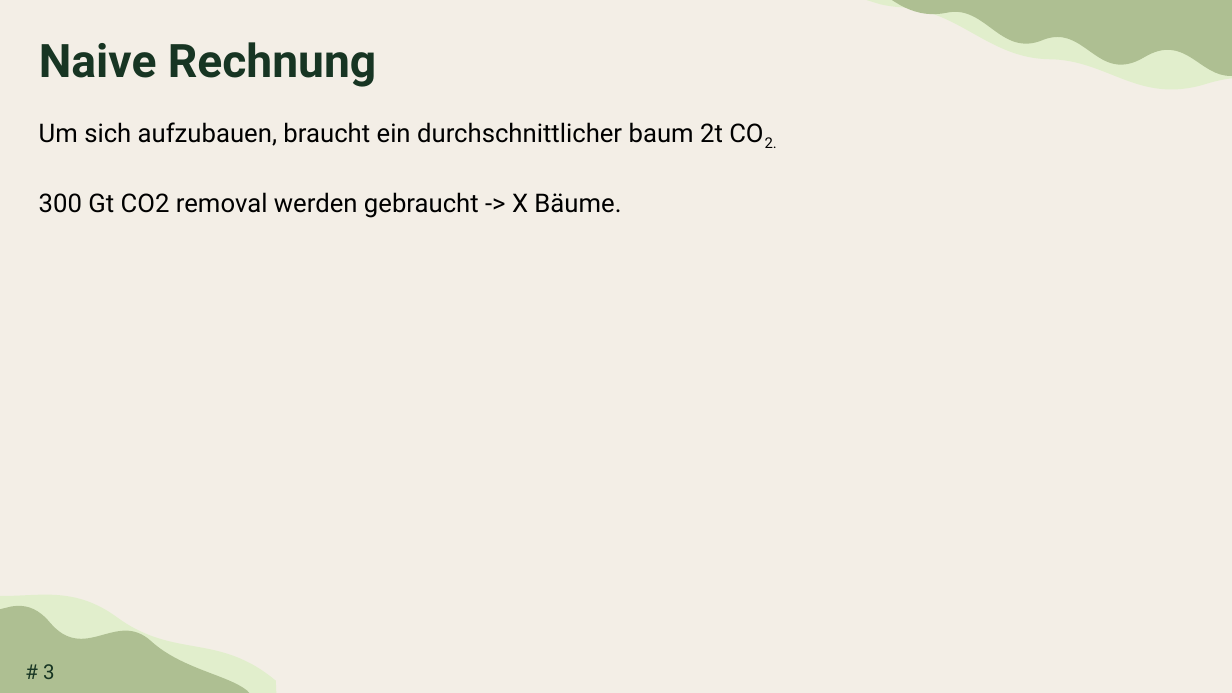
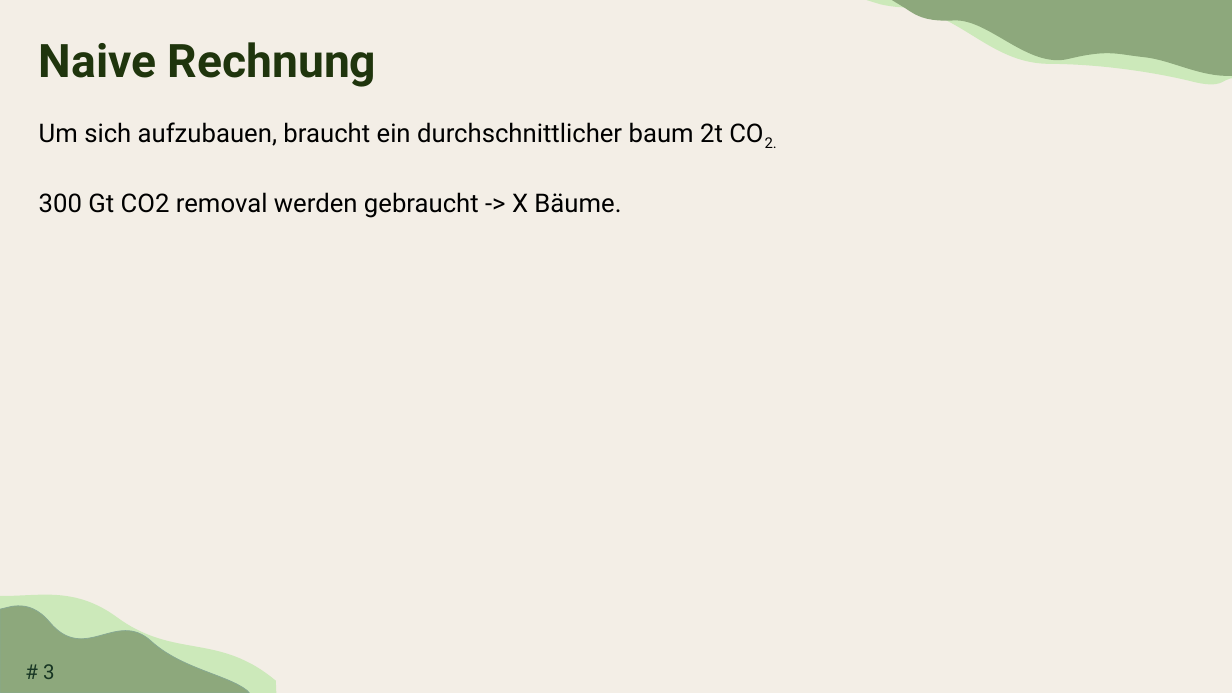
Before and after one commit to TimoDiepers/woodway, a slide deck: slide 3 of docs/slides/dissvortrag.pptx. Drawn at 1232x693 pixels with LibreOffice and Linux fonts; fonts in the diff are those of the drawing. Boxes give left, top, right and bottom in pixels: in the first picture for what was removed or moved away, otherwise in the second. Text is boxed around its words. In the diff, an @@ line names an element or a change of style, - is before the commit and + after.

```diff
--- a/docs/slides/dissvortrag.pptx
+++ b/docs/slides/dissvortrag.pptx
@@ freeform shape at (x1=866, y1=0, x2=1232, y2=135): fill #E1EECC to #CCE9BA; outline redrawn @@
@@ freeform shape at (x1=890, y1=0, x2=1232, y2=129): fill #AEBF92 to #8DA87C; outline redrawn @@
@@ title "Naive Rechnung" at (x1=39, y1=42, x2=376, y2=87): text colour #173523 to #1F350D @@
@@ freeform shape at (x1=0, y1=585, x2=277, y2=693): fill #E1EECC to #CCE9BA @@
@@ freeform shape at (x1=0, y1=597, x2=250, y2=693): fill #AEBF92 to #8DA87C; outline none to #87A892 0.63 pt @@
```
Also in this commit, not shown: 16 other slides changed, 48 slides added, 5 slides removed, 4 other files.
